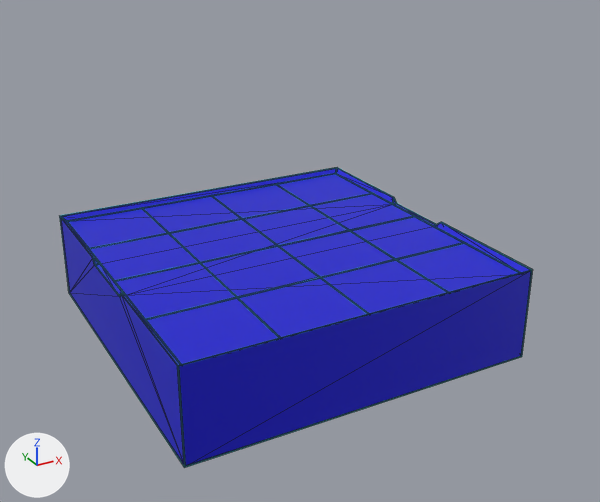
Renders of the COLLADA model My Projects/main/game/content/xa/notc/mis/eth3/shapes/map/struct7.dae from each side of a commit.
Rendered twice from a camera (50 mm lens) standing at (-129.0, -251.0, 492.0) and looking at (3.0, -10.0, 371.0). Arrows for +X, +Y and +Z are at lower left; the lights stay in place. Mesh edges are drawn as thin lines. Objects named as collision shapes, trigger or cutter boxes, shadow casters or lower levels of detail are left out. Where no turn or scale is listed for an object, it has been applied to the vertices.

The scene before the commit, as lines of its bpy script (objects in view):
```python
mat_xa_notc_mis_eth3_shapes_map_mat2 = principled_material('xa_notc_mis_eth3_shapes_map_mat2')
mat_xa_notc_mis_eth3_shapes_map_mat2.base_color = (0.00381, 0.00363, 0.64)  # blue #0c0cd1
mat_xa_notc_mis_eth3_shapes_map_mat2.roughness = 0.44
mat_xa_notc_mis_eth3_shapes_map_mat3 = principled_material('xa_notc_mis_eth3_shapes_map_mat3')
mat_xa_notc_mis_eth3_shapes_map_mat3.base_color = (0.0292, 0.502, 0.64)  # cyan #30bcd1
mat_xa_notc_mis_eth3_shapes_map_mat3.roughness = 0.44
me_cube_148 = bpy.data.meshes.new('Cube.148')
me_cube_148.from_pydata(...)  # 24 vertices, 44 faces; spans x -96.0..32.0, y -96.0..32.0, z 0.0..34.0
me_cube_148.materials.append(mat_xa_notc_mis_eth3_shapes_map_mat2)  # blue #0c0cd1
me_cube_150 = bpy.data.meshes.new('Cube.150')
me_cube_150.from_pydata(...)  # 232 vertices, 568 faces; spans x -96.2..32.2, y -96.1..32.1, z -0.1..34.2
me_cube_150.materials.append(mat_xa_notc_mis_eth3_shapes_map_mat3)  # cyan #30bcd1
ob_export_struct7_a = bpy.data.objects.new('Export_struct7_a', me_cube_148)
ob_export_struct7_a.location = (32.0, 32.0, 338.0)
ob_export_struct7_b = bpy.data.objects.new('Export_struct7_b', me_cube_150)
ob_export_struct7_b.location = (32.0, 32.0, 338.0)
```
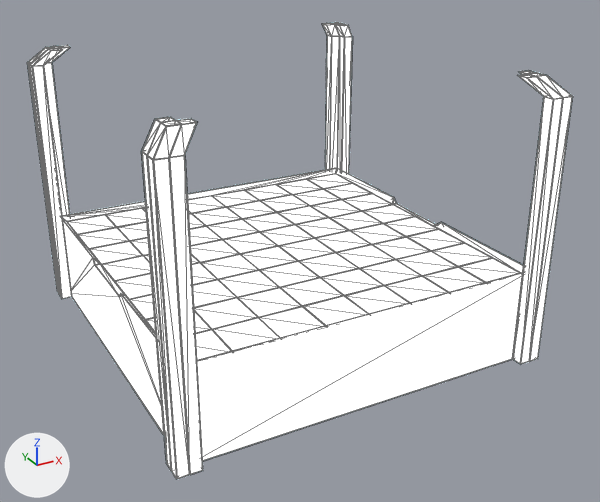
Commit message: Work on ETH3 map.

Diff of the bpy script that builds the scene:
```diff
--- a/My Projects/main/game/content/xa/notc/mis/eth3/shapes/map/struct7.dae.py
+++ b/My Projects/main/game/content/xa/notc/mis/eth3/shapes/map/struct7.dae.py
@@ mat_xa_notc_mis_eth3_shapes_map_mat2 @@
 mat_xa_notc_mis_eth3_shapes_map_mat2 = principled_material('xa_notc_mis_eth3_shapes_map_mat2')
-mat_xa_notc_mis_eth3_shapes_map_mat2.base_color = (0.00381, 0.00363, 0.64)  # blue #0c0cd1
+mat_xa_notc_mis_eth3_shapes_map_mat2.base_color = (0.0783, 0.0852, 0.0852)  # dark grey #4f5252
 mat_xa_notc_mis_eth3_shapes_map_mat2.roughness = 0.44
+mat_xa_notc_mis_eth3_shapes_map_mat2.emission_strength = 1.0
@@ mat_xa_notc_mis_eth3_shapes_map_mat3 @@
 mat_xa_notc_mis_eth3_shapes_map_mat3.roughness = 0.44
+mat_xa_notc_mis_eth3_shapes_map_mat3.emission_strength = 1.0
@@ me_cube_148 @@
 # used by ob_export_struct7_a; location = (32.0, 32.0, 338.0)
-me_cube_148.from_pydata(...)  # 24 vertices, 44 faces; spans x -96.0..32.0, y -96.0..32.0, z 0.0..34.0
+me_cube_148.from_pydata(...)  # 193 vertices, 356 faces; spans x -100.0..36.0, y -100.0..36.0, z 0.0..100.0
+# me_cube_148 part 1: 169 vertices added at x -100.0..36.0, y -100.0..36.0, z 0.0..100.0
 me_cube_148.materials.append(mat_xa_notc_mis_eth3_shapes_map_mat2)
@@ me_cube_150 @@
 # used by ob_export_struct7_b; location = (32.0, 32.0, 338.0)
-me_cube_150.from_pydata(...)  # 232 vertices, 568 faces; spans x -96.2..32.2, y -96.1..32.1, z -0.1..34.2
+me_cube_150.from_pydata(...)  # 1080 vertices, 2776 faces; spans x -100.1..36.1, y -100.1..36.1, z -0.1..100.1
+# me_cube_150 part 2: 8 vertices moved within x -96.1..32.1, y -96.1..32.1, z -0.1..0.1; 224 vertices removed from x -96.2..32.2, y -96.1..32.1, z 0.0..34.2; 1072 vertices added at x -100.1..36.1, y -100.1..36.1, z -0.1..100.1
 me_cube_150.materials.append(mat_xa_notc_mis_eth3_shapes_map_mat3)
```

Location of each change, [x1, y1, x2, y2] in pixels of the pictures (600 x 502 px):
'Export_struct7_a', recoloured, surface changed, reshaped (blue to white, 15% wider, 53% taller)
    before: [60, 168, 531, 466]
    after: [28, 23, 572, 479]
'Export_struct7_b', surface changed, reshaped (blue to grey, 15% wider, 52% taller)
    before: [60, 167, 533, 468]
    after: [27, 22, 573, 480]
part 1 of me_cube_148, added
    after: [28, 23, 572, 479]
